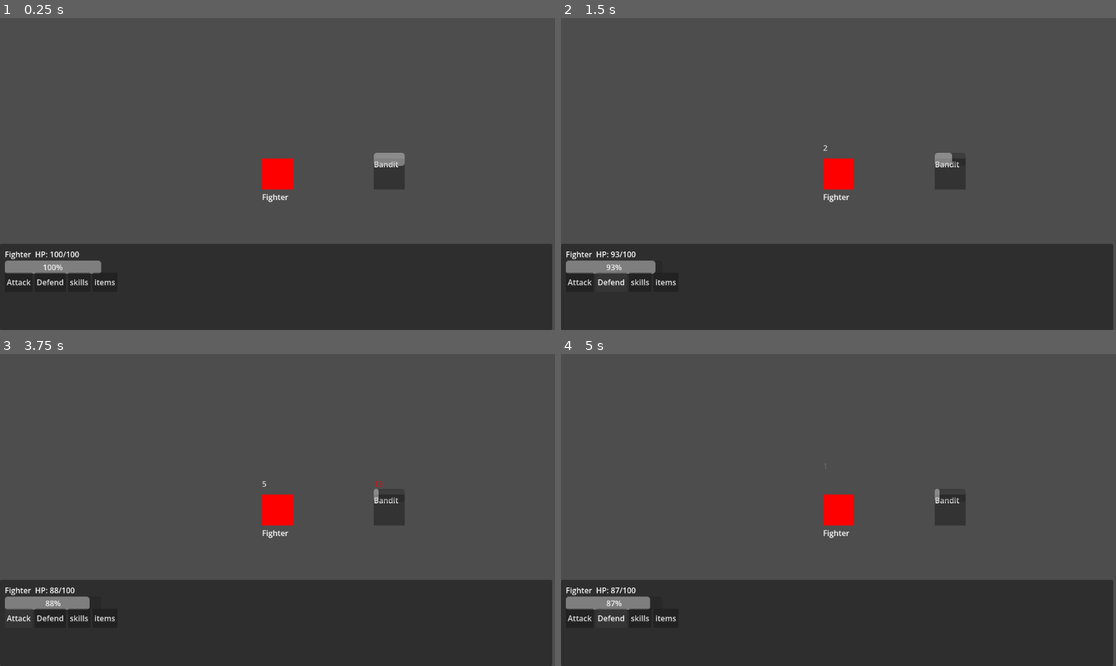
Above: before the commit, frames 1-4 (two rows, left to right).
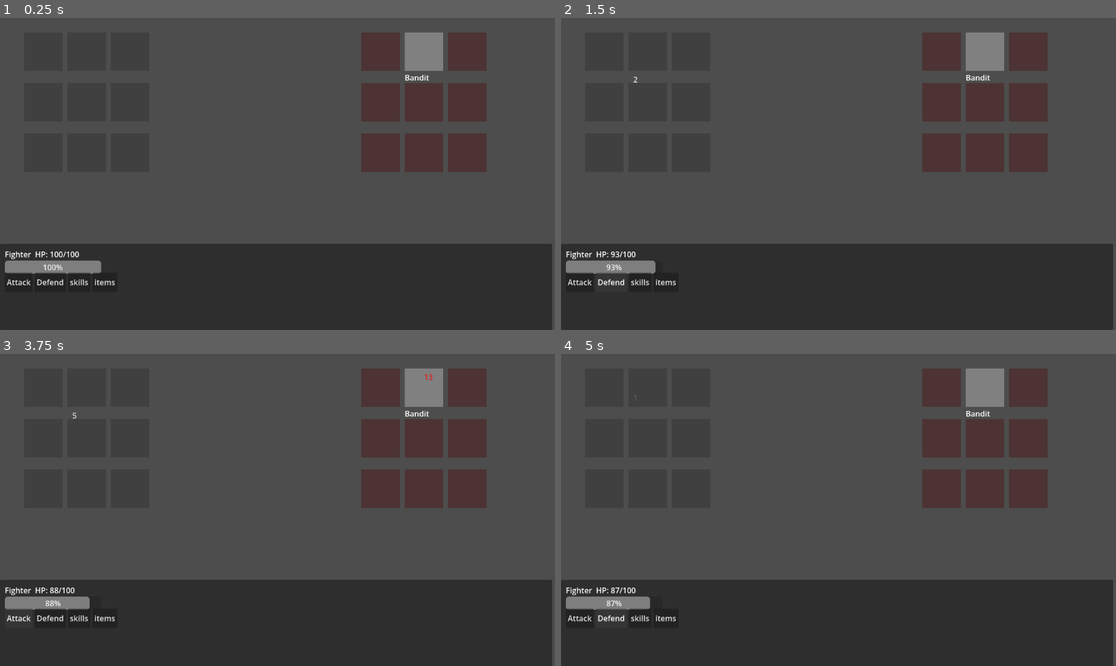
Above: after the commit, the same moments.

Repository: shootingdragongames/GrindRPG
Game: Godot game, scene res://Scenes/battle/battle.tscn
Two runs of this game, one before a commit and one after it. Both use one fixed random seed, a clock stepped at 60 frames per second and the inputs below.
Inputs:
- Up to frame 1 (0.25 s): no input
- Up to frame 2 (1.5 s): click "Attack" at 0.5 s; click "Defend" at 1.25 s
- Up to frame 3 (3.75 s): click "skills" at 2 s; click "items" at 2.75 s; click "Attack" at 3.5 s
- Up to frame 4 (5 s): click "Defend" at 4.25 s

The runs differ from the first frame. In frame 1, 8.6% of the frame differs, in the area x 47-88%, y 4-60%; in frame 2, 8.5%; in frame 3, 8.5%; in frame 4, 8.5%.

Commit message:
Full battle grind implemented, documents added combat workingish

Diff:
--- a/Scenes/battle/battle.gd
+++ b/Scenes/battle/battle.gd
@@ -1,6 +1,8 @@
-
 extends Node2D
 
+var player_grid = {}
+var enemy_grid = {}
+var grid_slots = []
 var fighter_data: CharacterData
 var fighter_hp: int
 var bandit_hp: int
@@ -9,11 +11,141 @@
 var player_turn: bool = true
 var is_defending: bool = false
 
+# Bandit position for damage numbers
+var bandit_pos = Vector2(650, 150)
+var fighter_pos = Vector2(150, 150)
+
 @onready var hp_bar = $UI/UIRoot/PartyPanel/ProgressBar
 @onready var hp_label = $UI/UIRoot/PartyPanel/Label
-@onready var bandit_hp_bar = $ColorRect2/ProgressBar
 @onready var attack_btn = $UI/UIRoot/PartyPanel/ActionButtons/Attack
 @onready var defend_btn = $UI/UIRoot/PartyPanel/ActionButtons/Defend
+
+func setup_grid():
+    var slot_size = Vector2(80, 80)
+    var gap = Vector2(10, 25)
+
+    # Player grid - left side
+    for row in range(3):
+        for col in range(3):
+            var slot = ColorRect.new()
+            slot.size = slot_size
+            slot.position = Vector2(
+                50 + col * (slot_size.x + gap.x),
+                30 + row * (slot_size.y + gap.y)
+            )
+            slot.color = Color(0.2, 0.2, 0.2, 0.5)
+            slot.set_meta("grid_pos", Vector2(col, row))
+            slot.set_meta("side", "player")
+            add_child(slot)
+            grid_slots.append(slot)
+
+    # Enemy grid - right side
+    for row in range(3):
+        for col in range(3):
+            var slot = ColorRect.new()
+            slot.size = slot_size
+            slot.position = Vector2(
+                750 + col * (slot_size.x + gap.x),
+                30 + row * (slot_size.y + gap.y)
+            )
+            slot.color = Color(0.3, 0.1, 0.1, 0.5)
+            add_child(slot)
+
+func place_enemies_in_default():
+    var slot_size = Vector2(80, 80)
+    var gap = Vector2(10, 25)
+
+    # Bandit in middle column, first row of enemy grid
+    var bandit_rect = ColorRect.new()
+    bandit_rect.size = slot_size
+    bandit_rect.color = Color(0.5, 0.5, 0.5)  # grey
+    bandit_rect.position = Vector2(
+        750 + 1 * (slot_size.x + gap.x),  # middle column
+        30 + 0 * (slot_size.y + gap.y)    # first row
+    )
+
+    var label = Label.new()
+    label.text = "Bandit"
+    label.position = Vector2(0, slot_size.y + 2)
+    bandit_rect.add_child(label)
+
+    # Store bandit position for damage numbers
+    bandit_pos = bandit_rect.position + Vector2(40, 40)
+
+    add_child(bandit_rect)
+
+func place_party_in_default():
+    var slot_size = Vector2(80, 80)
+    var gap = Vector2(10, 25)
+
+    for i in range(GameState.selected_party.size()):
+        var character = GameState.selected_party[i]
+        player_grid[Vector2(1, i)] = character
+
+        # Create visual character square in middle column
+        var char_rect = ColorRect.new()
+        char_rect.size = slot_size
+        char_rect.color = character.player_color
+        char_rect.position = Vector2(
+            50 + 1 * (slot_size.x + gap.x),  # middle column = col 1
+            30 + i * (slot_size.y + gap.y)    # row based on party order
+        )
+
+        # Add name label
+        var label = Label.new()
+        label.text = character.character_name
+        label.position = Vector2(0, slot_size.y + 2)
+        char_rect.add_child(label)
+
+        add_child(char_rect)
+        print("Placed ", character.character_name, " at row ", i, " middle column")
+
+func show_damage(amount: int, pos: Vector2, color: Color):
+    var label = Label.new()
+    label.text = str(amount)
+    label.position = pos
+    label.add_theme_color_override("font_color", color)
+    add_child(label)
+    var tween = create_tween()
+    tween.tween_property(label, "position", pos + Vector2(0, -60), 0.8)
+    tween.parallel().tween_property(label, "modulate:a", 0.0, 0.8)
+    tween.tween_callback(label.queue_free)
+
+func update_ui():
+    hp_bar.max_value = fighter_data.get_max_hp()
+    hp_bar.value = fighter_hp
+    hp_label.text = fighter_data.character_name + "  HP: " + str(fighter_hp) + "/" + str(fighter_data.get_max_hp())
+
+func _ready():
+    if GameState.selected_party.size() > 0:
+        fighter_data = GameState.selected_party[0]
+    else:
+        fighter_data = load("res://data/fighter.tres")
+
+    fighter_hp = fighter_data.get_max_hp()
+    bandit_max_hp = fighter_data.get_atk() * 5
+    bandit_hp = bandit_max_hp
+
+    attack_btn.pressed.connect(_on_attack_pressed)
+    defend_btn.pressed.connect(_on_defend_pressed)
+
+    print("=== BATTLE START ===")
+    print("Playing as: ", fighter_data.character_name)
+    print("HP: ", fighter_hp)
+    print("Bandit HP: ", bandit_hp)
+
+    update_ui()
+    setup_grid()
+    place_party_in_default()
+    place_enemies_in_default()
+
+func _input(event):
+    if event.is_action_pressed("ui_accept") and player_turn:
+        player_attack()
+
+func _process(_delta):
+    if Input.is_action_just_pressed("ui_cancel"):
+        get_tree().reload_current_scene()
 
 func _on_attack_pressed():
     if player_turn:
@@ -24,45 +156,6 @@
         is_defending = true
         print("Fighter defends!")
         enemy_attack()
-func show_damage(amount: int, position: Vector2, color: Color):
-    var label = Label.new()
-    label.text = str(amount)
-    label.position = position
-    label.add_theme_color_override("font_color", color)
-    add_child(label)
-    # Animate it floating up and fading
-    var tween = create_tween()
-    tween.tween_property(label, "position", position + Vector2(0, -60), 0.8)
-    tween.parallel().tween_property(label, "modulate:a", 0.0, 0.8)
-    tween.tween_callback(label.queue_free)
-
-func update_ui():
-    hp_bar.max_value = fighter_data.get_max_hp()
-    hp_bar.value = fighter_hp
-    hp_label.text = "Fighter  HP: " + str(fighter_hp) + "/" + str(fighter_data.get_max_hp())
-    bandit_hp_bar.max_value = bandit_max_hp
-    bandit_hp_bar.value = max(0, bandit_hp)
-
-func _ready():
-    fighter_data = load("res://data/fighter.tres")
-    fighter_hp = fighter_data.get_max_hp()
-    bandit_max_hp = fighter_data.get_atk() * 5
-    bandit_hp = bandit_max_hp
-    print("=== BATTLE START ===")
-    print("Fighter HP: ", fighter_hp)
-    print("Bandit HP: ", bandit_hp)
-    print("Press SPACE to attack!")
-    update_ui()
-    attack_btn.pressed.connect(_on_attack_pressed)
-    defend_btn.pressed.connect(_on_defend_pressed)
-
-func _input(event):
-    if event.is_action_pressed("ui_accept") and player_turn:
-        player_attack()
-
-func _process(_delta):
-    if Input.is_action_just_pressed("ui_cancel"):
-        get_tree().reload_current_scene()
 
 func player_attack():
     var weapon_bonus: int = 10
@@ -72,11 +165,10 @@
     var damage = max(1, int(base_damage * variance))
     bandit_hp -= damage
     print("Fighter attacks! ", damage, " damage. Bandit HP: ", max(0, bandit_hp))
-    show_damage(damage, $ColorRect2.position + Vector2(0, -20), Color.RED)
+    show_damage(damage, bandit_pos + Vector2(0, -20), Color.RED)
     if bandit_hp <= 0:
         print("=== BANDIT DEFEATED ===")
         print("Fighter wins!")
-        print("Press ESC to restart")
         player_turn = false
     else:
         enemy_attack()
@@ -87,16 +179,14 @@
     var base_damage = max(0, bandit_atk - fighter_data.get_def())
     var variance = randf_range(0.85, 1.15)
     var damage = max(1, int(base_damage * variance))
-
     if is_defending:
         var reduction = randf_range(0.50, 0.75)
         damage = max(1, int(damage * (1.0 - reduction)))
         print("Fighter defended! Reduced damage: ", damage)
         is_defending = false
-
     fighter_hp -= damage
     print("Bandit attacks! ", damage, " damage. Fighter HP: ", fighter_hp)
-    show_damage(damage, $ColorRect.position + Vector2(0, -20), Color.WHITE)
+    show_damage(damage, fighter_pos + Vector2(0, -20), Color.WHITE)
     if fighter_hp <= 0:
         print("=== FIGHTER DEFEATED ===")
         player_turn = false
--- a/Scenes/battle/battle.tscn
+++ b/Scenes/battle/battle.tscn
@@ -6,42 +6,7 @@
 script = ExtResource("1_b7c46")
 
 [node name="Camera2D" type="Camera2D" parent="." unique_id=1068787916]
-
-[node name="ColorRect" type="ColorRect" parent="." unique_id=1202562430]
-offset_left = -32.0
-offset_top = -32.0
-offset_right = 32.0
-offset_bottom = 32.0
-color = Color(1, 0, 0, 1)
-
-[node name="Label" type="Label" parent="ColorRect" unique_id=1114315556]
-layout_mode = 0
-offset_top = 68.0
-offset_right = 55.0
-offset_bottom = 91.0
-text = "Fighter"
-
-[node name="ColorRect2" type="ColorRect" parent="." unique_id=75407042]
-offset_left = 200.0
-offset_top = -32.0
-offset_right = 264.0
-offset_bottom = 32.0
-color = Color(0.19913352, 0.19913352, 0.19913352, 1)
-
-[node name="Label" type="Label" parent="ColorRect2" unique_id=466009562]
-layout_mode = 0
-offset_right = 40.0
-offset_bottom = 23.0
-text = "Bandit"
-
-[node name="ProgressBar" type="ProgressBar" parent="ColorRect2" unique_id=2049445097]
-layout_mode = 0
-offset_top = -12.0
-offset_right = 64.0
-offset_bottom = 15.0
-max_value = 30.0
-value = 30.0
-show_percentage = false
+anchor_mode = 0
 
 [node name="UI" type="CanvasLayer" parent="." unique_id=1063261024]
 
--- a/data/cleric.tres
+++ b/data/cleric.tres
@@ -4,6 +4,7 @@
 
 [resource]
 script = ExtResource("1_tveew")
+player_color = Color(0.9411765, 0.64705884, 0, 1)
 character_name = "Cleric"
 resource_pool_name = "Mana"
 growth_hp = 20
--- a/data/fighter.tres
+++ b/data/fighter.tres
@@ -4,6 +4,7 @@
 
 [resource]
 script = ExtResource("1_uaylq")
+player_color = Color(0.7529412, 0.22352941, 0.16862746, 1)
 character_name = "Fighter"
 resource_pool_name = "Stamina"
 growth_hp = 20
--- a/data/mage.tres
+++ b/data/mage.tres
@@ -4,6 +4,7 @@
 
 [resource]
 script = ExtResource("1_r0oxt")
+player_color = Color(0.16078432, 0.5019608, 0.7254902, 1)
 character_name = "Mage"
 resource_pool_name = "Mana"
 growth_resource = 20
--- a/data/thief.tres
+++ b/data/thief.tres
@@ -4,6 +4,7 @@
 
 [resource]
 script = ExtResource("1_adqp6")
+player_color = Color(0.15294118, 0.68235296, 0.3764706, 1)
 character_name = "Thief"
 resource_pool_name = "Power"
 growth_resource = 10
--- a/project.godot
+++ b/project.godot
@@ -18,6 +18,7 @@
 [autoload]
 
 CharacterDB="*uid://da6pfjumqhw8x"
+GameState="*uid://d2ijvm5cnafcx"
 
 [physics]
 
--- a/scripts/character_data.gd
+++ b/scripts/character_data.gd
@@ -1,6 +1,7 @@
 class_name CharacterData
 extends Resource
 
+@export var player_color: Color = Color.WHITE
 @export var character_name: String = ""
 @export var resource_pool_name: String = ""
 
--- a/scripts/charcter_select.gd
+++ b/scripts/charcter_select.gd
@@ -1,7 +1,7 @@
 extends Node2D
 
 var selected_party: Array = []
-var max_party_size: int = 4
+var max_party_size: int = 3
 var char_buttons: Dictionary = {}
 
 func _ready():
@@ -16,6 +16,8 @@
         btn.text = character.character_name
         btn.position = Vector2(x_pos, 200)
         btn.size = Vector2(120, 60)
+        # Set button color to character's player color
+        btn.modulate = character.player_color
         btn.pressed.connect(_on_character_selected.bind(character, btn))
         add_child(btn)
         char_buttons[character.character_name] = btn
@@ -32,12 +34,12 @@
 func _on_character_selected(character: CharacterData, btn: Button):
     if character in selected_party:
         selected_party.erase(character)
-        btn.modulate = Color.WHITE
+        btn.modulate = character.player_color
         print("Removed: ", character.character_name)
     else:
         if selected_party.size() < max_party_size:
             selected_party.append(character)
-            btn.modulate = Color.GREEN
+            btn.modulate = character.player_color.lightened(0.4)
             print("Selected: ", character.character_name)
     print("Party: ", selected_party.map(func(c): return c.character_name))
 
@@ -45,5 +47,5 @@
     if selected_party.is_empty():
         print("Select at least one character!")
         return
-    print("Starting battle with: ", selected_party.map(func(c): return c.character_name))
-    # Later this will transition to the battle scene
+    GameState.selected_party = selected_party
+    get_tree().change_scene_to_file("res://Scenes/battle/battle.tscn")
--- /dev/null
+++ b/scripts/game_state.gd
@@ -0,0 +1,6 @@
+extends Node
+
+var selected_party: Array = []
+var current_node: String = ""
+var gold: int = 0
+var total_playtime: float = 0.0
Not shown, added: scripts/game_state.gd.uid
Not shown, added: docs/AOSR_GDD_v22.md
Not shown, added: docs/AOSR_GDD_v22.md.pdf
